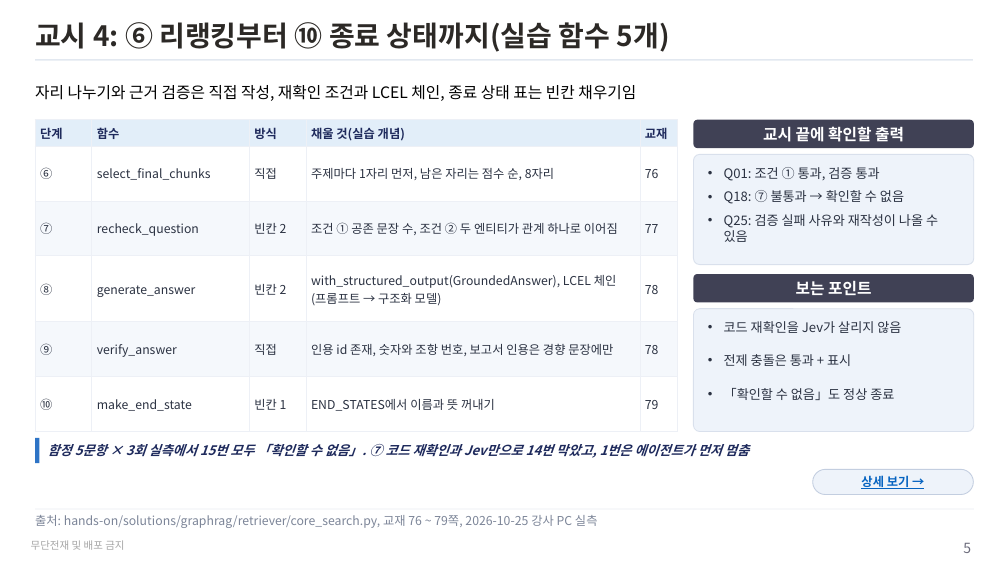
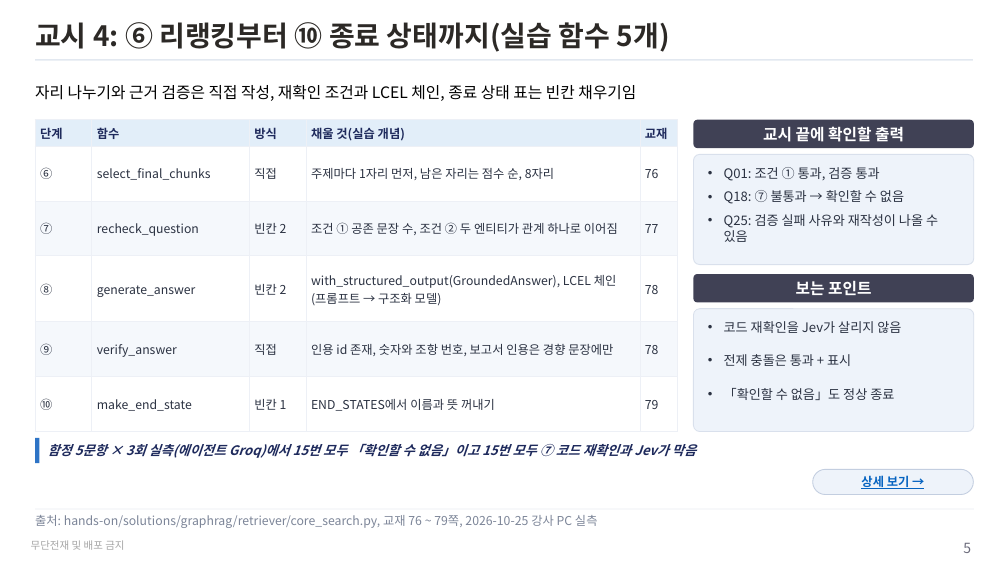
Before and after one commit to unicorn-campus/hybrid-ai, a slide deck: slide 5 of teacher/plan/graphrag-search-실습가이드.pptx. Drawn at 1008x567 pixels with LibreOffice and Linux fonts; fonts in the diff are those of the drawing. Boxes give left, top, right and bottom in pixels: in the first picture for what was removed or moved away, otherwise in the second. Text is boxed around its words. In the diff, an @@ line names an element or a change of style, - is before the commit and + after.

```diff
--- a/teacher/plan/graphrag-search-실습가이드.pptx
+++ b/teacher/plan/graphrag-search-실습가이드.pptx
@@ text at (48,444,696,458): text changed @@
-함정 5문항 × 3회 실측에서 15번 모두 「확인할 수 없음」. ⑦ 코드 재확인과 Jev만으로 14번 막았고, 1번은 에이전트가 먼저 멈춤
+함정 5문항 × 3회 실측(에이전트 Groq)에서 15번 모두 「확인할 수 없음」이고 15번 모두 ⑦ 코드 재확인과 Jev가 막음
```
Also in this commit, not shown: 3 other slides changed, 11 other files.
